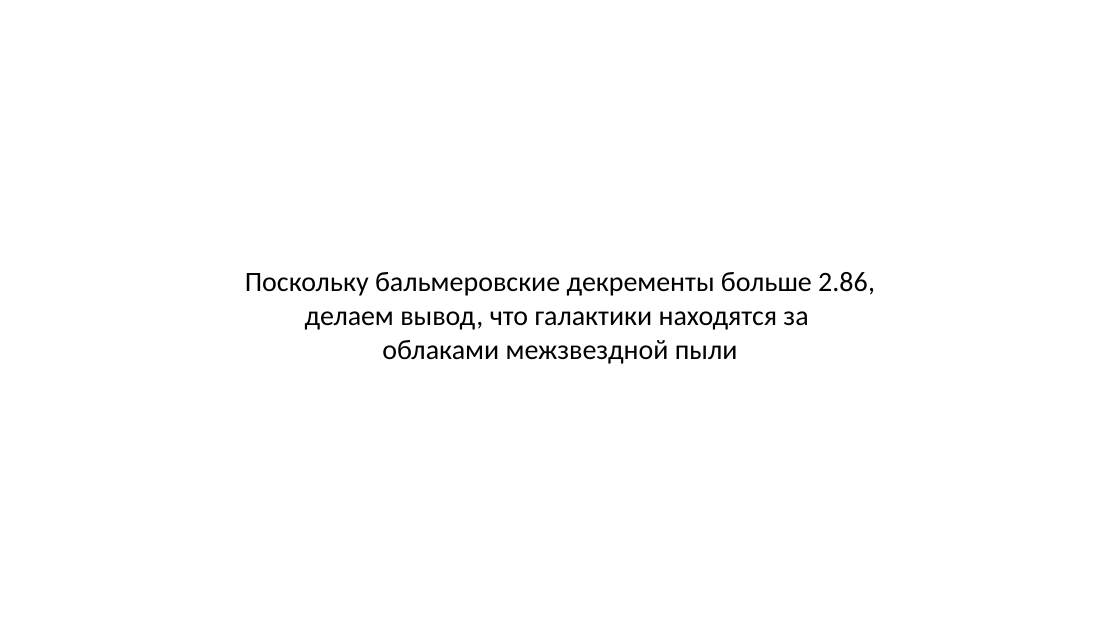
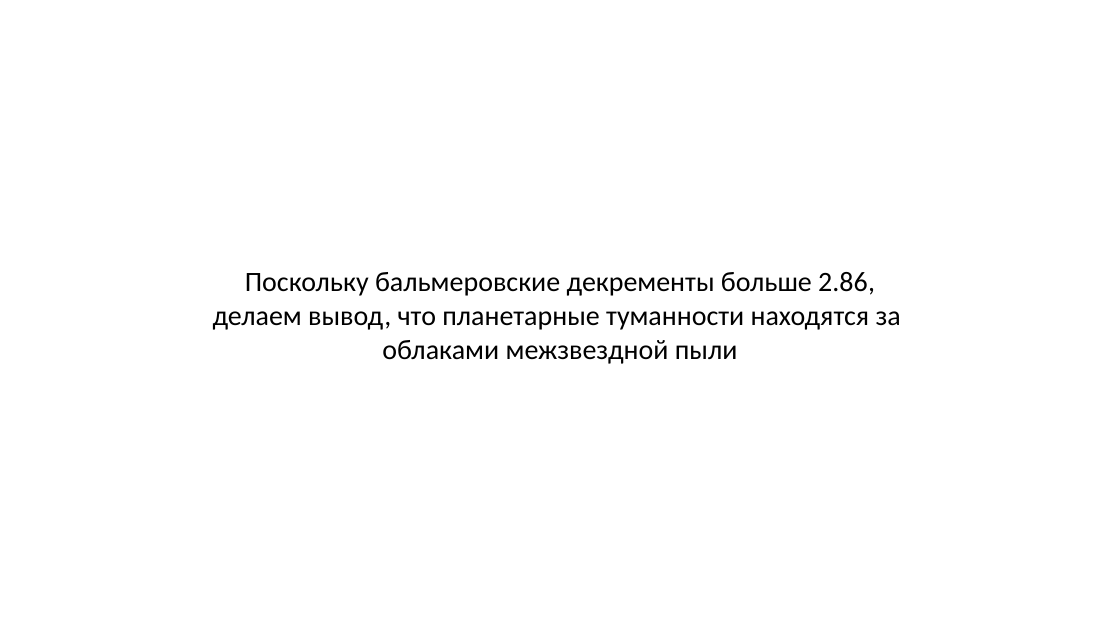
Before and after one commit to paveloom-university/Astronomical-Observation-Workshop-S07-2020, a slide deck: slide 10 of report/report.pptx. Drawn at 1120x630 pixels with LibreOffice and Linux fonts; fonts in the diff are those of the drawing. Boxes give left, top, right and bottom in pixels: in the first picture for what was removed or moved away, otherwise in the second. Text is boxed around its words. In the diff, an @@ line names an element or a change of style, - is before the commit and + after.

```diff
--- a/report/report.pptx
+++ b/report/report.pptx
@@ text "Поскольку бальмеровские декременты больше 2.86,": place and size @@
-text "Поскольку бальмеровские декременты больше 2.86," at box(245, 272, 875, 364)
+text "Поскольку бальмеровские декременты больше 2.86," at box(213, 272, 901, 364)
@@ text at box(213, 311, 901, 330): text changed @@
-делаем вывод, что галактики находятся за
+делаем вывод, что планетарные туманности находятся за
```
Also in this commit, not shown: 2 other slides changed, 3 other files.
